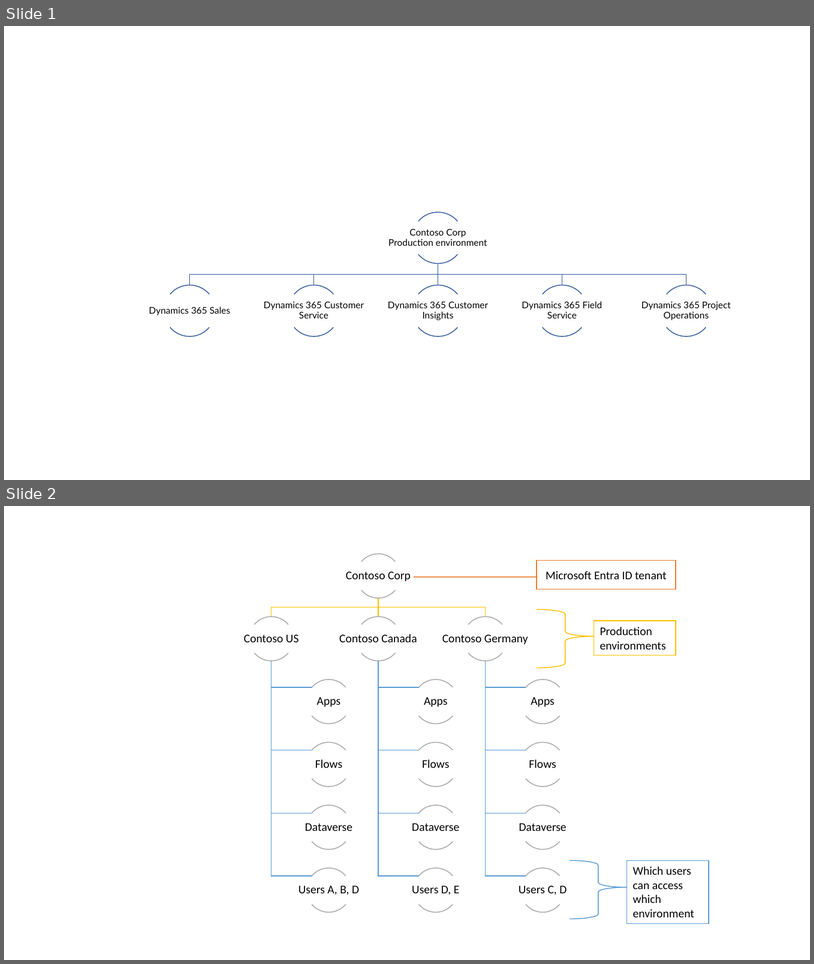
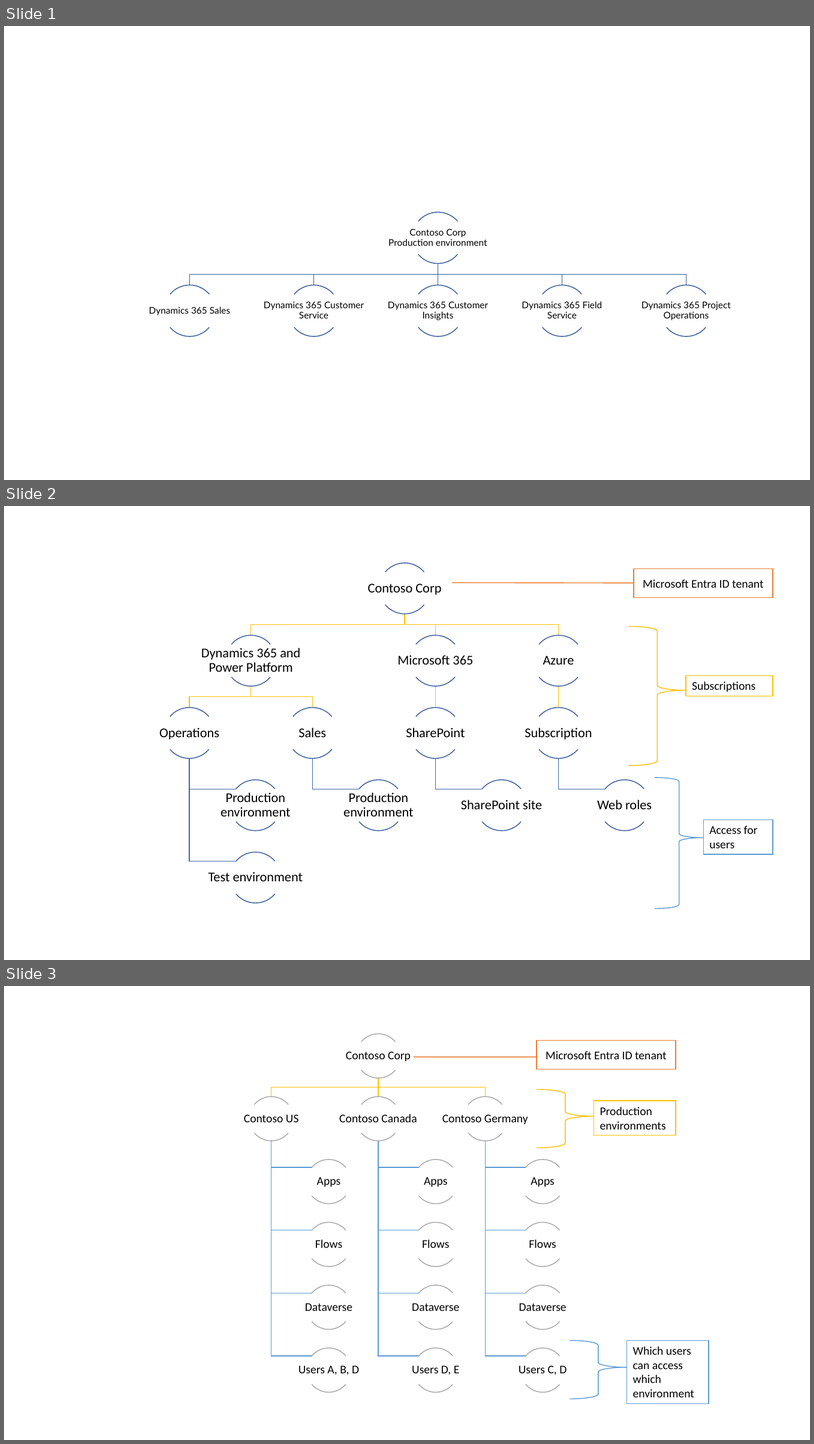
Before and after one commit to MicrosoftDocs/dynamics365-guidance, a slide deck: media-source/admin_contoso_org.pptx. Shown one above the other, each under a label of ours: slides 1 and 2 before the commit, slides 1, 2 and 3 after it. The pictures are 814x964 and 814x1444 pixels, drawn with LibreOffice and Linux fonts; fonts in the diff are those of the drawing. Boxes give left, top, right and bottom in pixels: in the first picture for what was removed or moved away, otherwise in the second. Text is boxed around its words. In the diff, an @@ line names an element or a change of style, - is before the commit and + after.

Commit message:
Better diagrams for environments and tenants

```diff
--- a/media-source/admin_contoso_org.pptx
+++ b/media-source/admin_contoso_org.pptx
@@ slide 2 added at box(4, 506, 810, 960), background #FFFFFF @@
@@ border callout added at box(635, 568, 773, 597), fill #FFFFFF, outline #ED7D31 1 pt, 14 pt, text #000000 @@
+Microsoft Entra ID tenant
@@ right brace added at box(629, 627, 686, 766), fill #FFFFFF, outline #FFC000 1 pt @@
@@ rectangle added at box(686, 675, 773, 696), fill #FFFFFF, outline #FFC000 1 pt, 14 pt, text #000000 @@
+Subscriptions
@@ right brace added at box(655, 778, 704, 908), fill #FFFFFF, outline #5B9BD5 1 pt @@
@@ group added at box(159, 563, 652, 903): 26 arc (boxed as its full ellipse)s, 13 texts, 12 freeform shapes @@
+Contoso Corp
+Dynamics 365 and Power Platform
+Operations
+Production environment
+Test environment
+Sales
+Production environment
+Microsoft 365
+SharePoint
+SharePoint site
+Azure
+Subscription
+Web roles
@@ rectangle added at box(704, 819, 773, 854), fill #FFFFFF, outline #5B9BD5 1 pt, 14 pt, text #000000 @@
+Access for users
@@ what was slide 2 is now slide 3 @@
```
Also in this commit, not shown: 1 other slide added, 3 other files.
